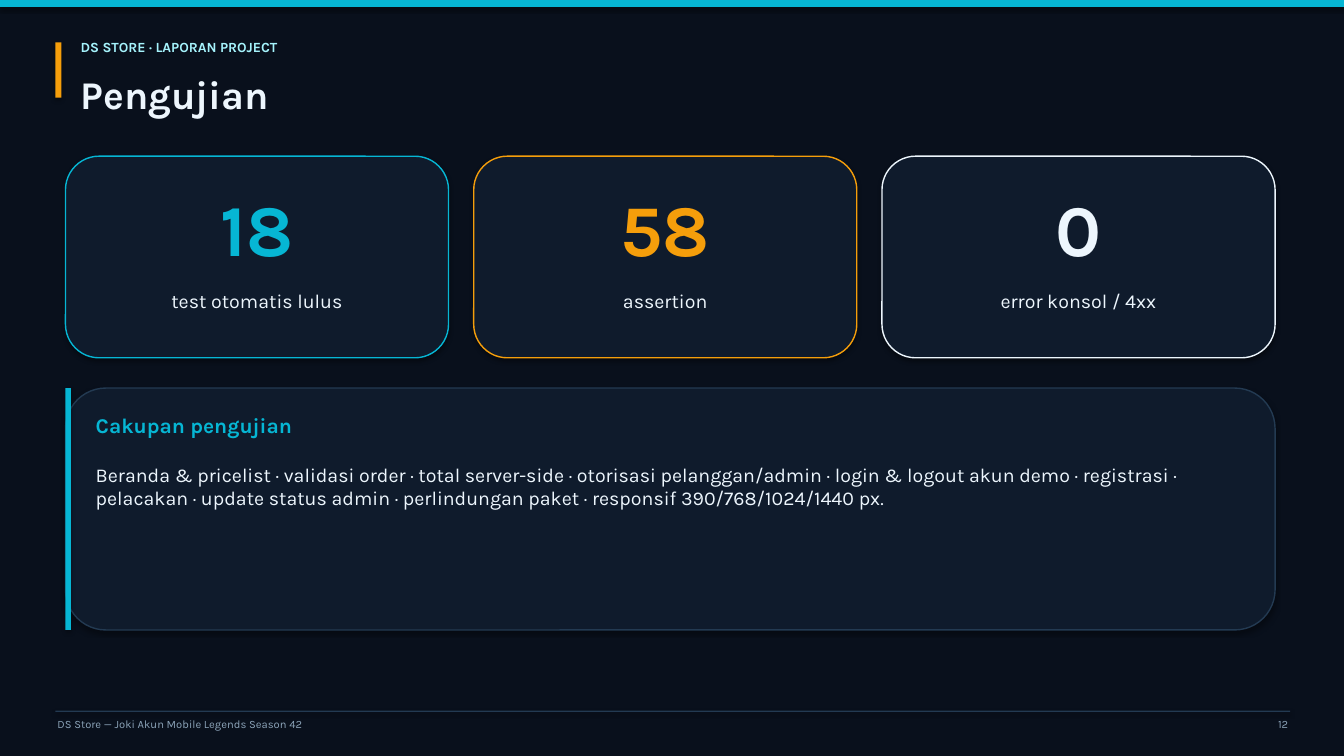
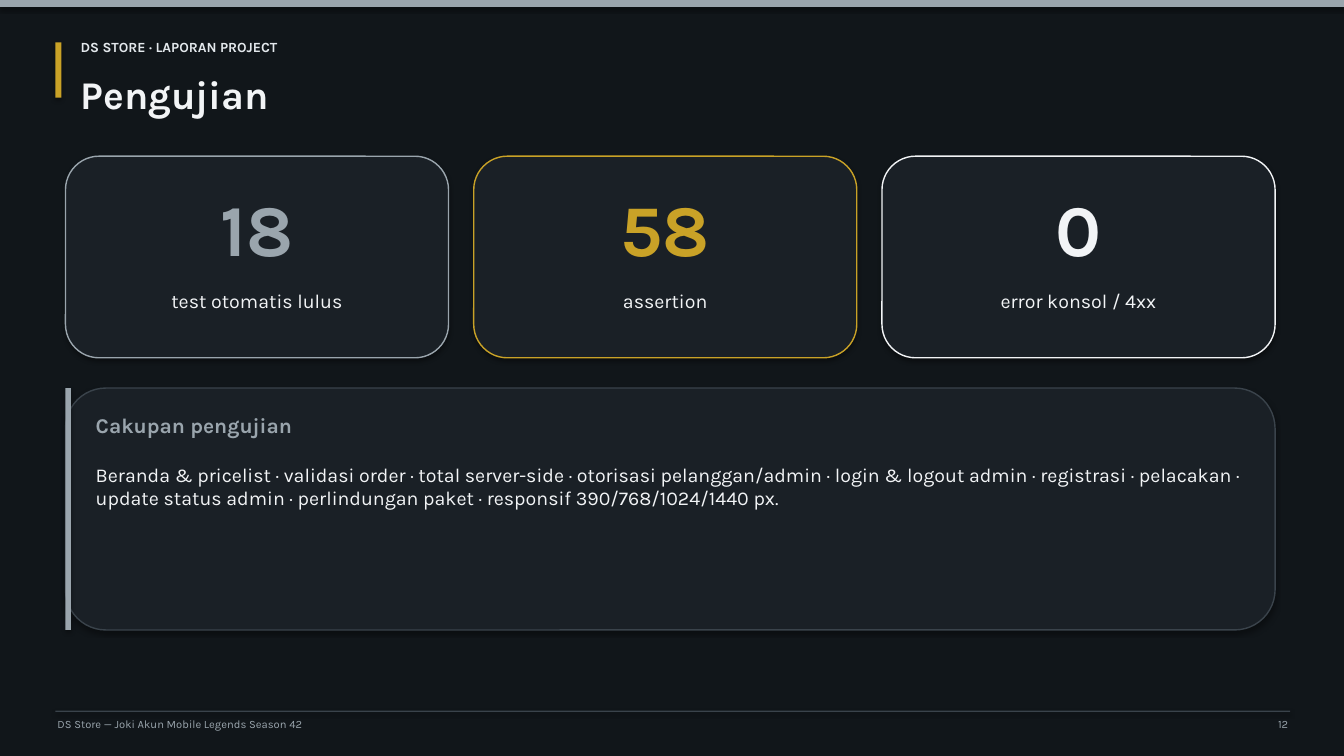
Before and after one commit to a3snewbaru990-ui/ds-store-laravel, a slide deck: slide 12 of docs/bagian-3/02-Presentasi/Presentasi-DS-Store.pptx. Drawn at 1344x756 pixels with LibreOffice and Linux fonts; fonts in the diff are those of the drawing. Boxes give left, top, right and bottom in pixels: in the first picture for what was removed or moved away, otherwise in the second. Text is boxed around its words. In the diff, an @@ line names an element or a change of style, - is before the commit and + after.

Commit message:
New UI model The Forge, remove demo accounts, add admin:create, refresh docs

```diff
--- a/docs/bagian-3/02-Presentasi/Presentasi-DS-Store.pptx
+++ b/docs/bagian-3/02-Presentasi/Presentasi-DS-Store.pptx
@@ background #09101C to #11161A @@
@@ rectangle at [0, 0, 1344, 7]: fill #06B6D4 to #9AA5AD @@
@@ rectangle at [55, 42, 62, 98]: fill #F59E0B to #C9A227 @@
@@ text "DS STORE · LAPORAN PROJECT" at [81, 42, 277, 52]: text colour #A5F3FC to #E3E8EC @@
@@ rounded rectangle at [66, 156, 449, 358]: fill #0F1B2C to #1A2026; outline #06B6D4 1 pt to #9AA5AD 1 pt @@
@@ rounded rectangle at [474, 156, 857, 358]: fill #0F1B2C to #1A2026; outline #F59E0B 1 pt to #C9A227 1 pt @@
@@ text "18" at [221, 208, 294, 257]: text colour #06B6D4 to #9AA5AD @@
@@ text "58" at [621, 208, 710, 257]: text colour #F59E0B to #C9A227 @@
@@ rectangle at [66, 388, 72, 630]: fill #06B6D4 to #9AA5AD @@
@@ rounded rectangle at [66, 388, 1275, 630]: fill #0F1B2C to #1A2026; outline #233A52 1 pt to #3A434B 1 pt @@
@@ text "Cakupan pengujian" at [96, 418, 292, 438]: text colour #06B6D4 to #9AA5AD @@
@@ text at [96, 467, 1231, 510]: text changed; text colour #EDF6FD to #F2F4F6 @@
-Beranda & pricelist · validasi order · total server-side · otorisasi pelanggan/admin · login & logout akun demo · registrasi · pelacakan · update status admin · perlindungan paket · responsif 390/768/1024/1440 px.
+Beranda & pricelist · validasi order · total server-side · otorisasi pelanggan/admin · login & logout admin · registrasi · pelacakan · update status admin · perlindungan paket · responsif 390/768/1024/1440 px.
@@ rectangle at [55, 711, 1291, 712]: fill #233A52 to #3A434B @@
```
Also in this commit, not shown: 14 other slides changed, 48 other files.
